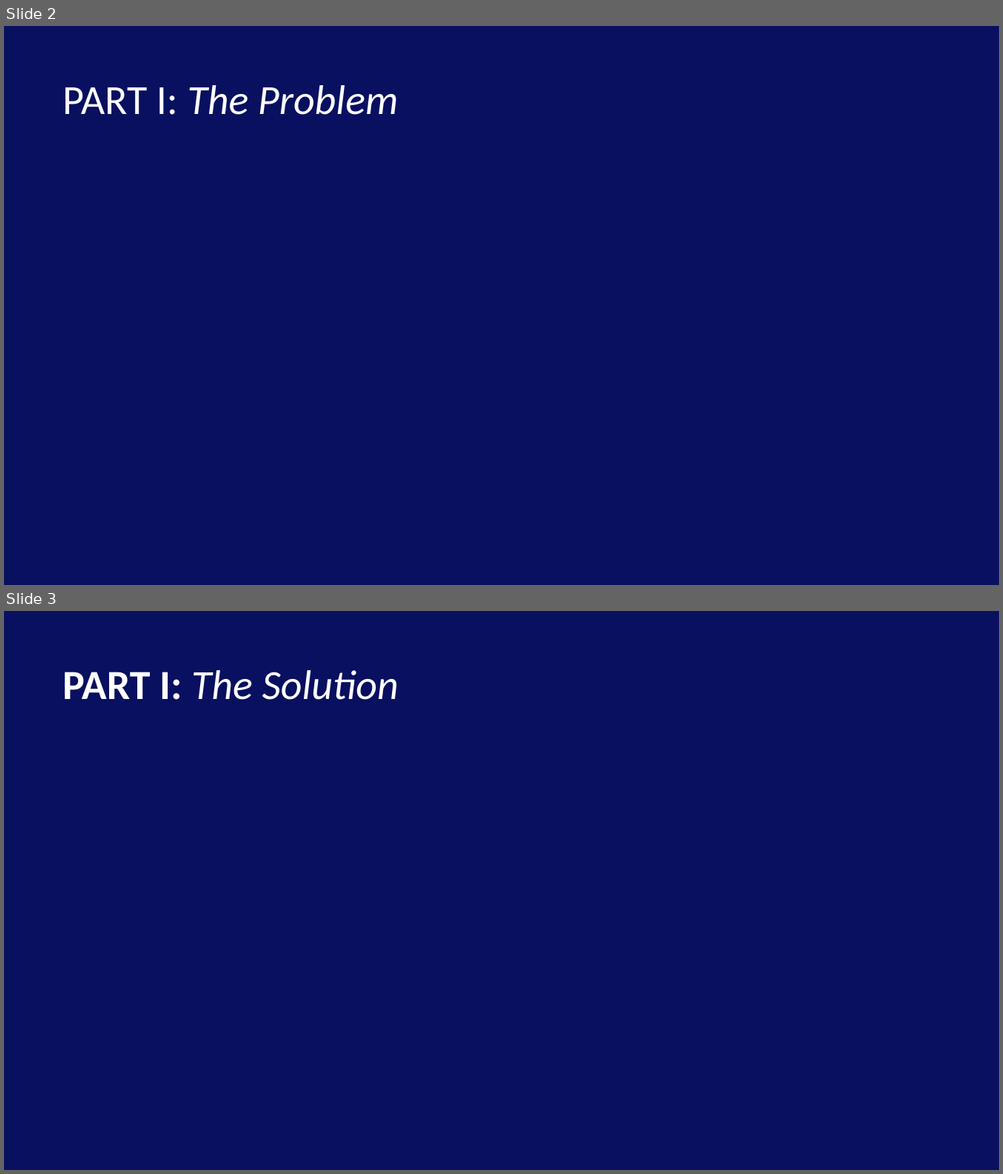
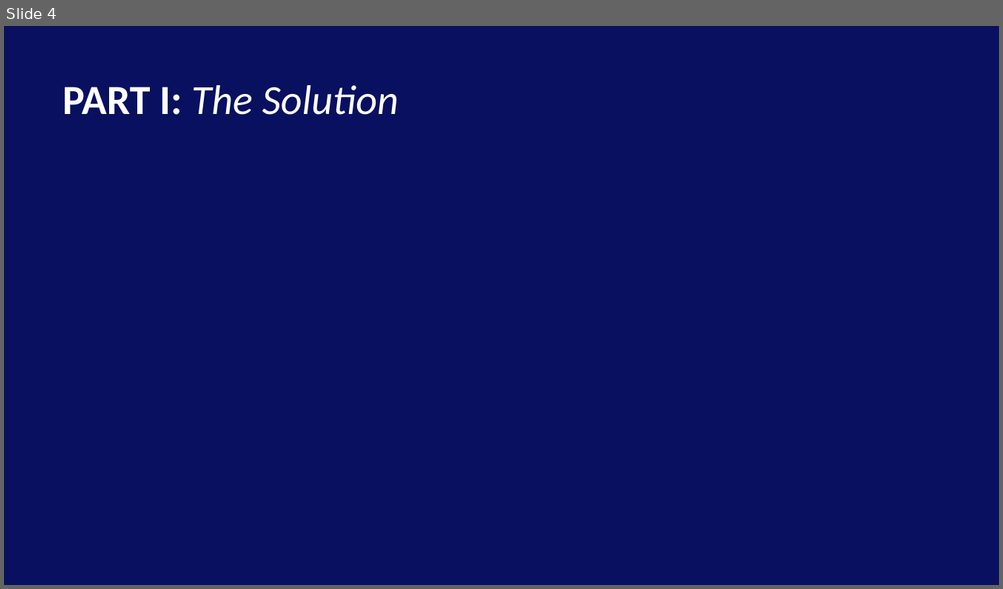
Before and after one commit to Neepa04/MXB201Group15, a slide deck: Report/Presentation.pptx. Shown one above the other, each under a label of ours: slides 2 and 3 before the commit, slide 4 after it. The pictures are 1003x1174 and 1003x589 pixels, drawn with LibreOffice and Linux fonts; fonts in the diff are those of the drawing; background and template pictures are left out. Boxes give left, top, right and bottom in pixels: in the first picture for what was removed or moved away, otherwise in the second. Text is boxed around its words. In the diff, an @@ line names an element or a change of style, - is before the commit and + after.

Commit message:
Add slide content in part I

```diff
--- a/Report/Presentation.pptx
+++ b/Report/Presentation.pptx
@@ slide 2 removed at (4, 26, 999, 585), background picture (left out) @@
@@ title removed at (62, 85, 398, 115) @@
-PART I: The Problem
@@ what was slide 3 is now slide 4 @@
```
Also in this commit, not shown: 1 slide changed, 2 slides added.
